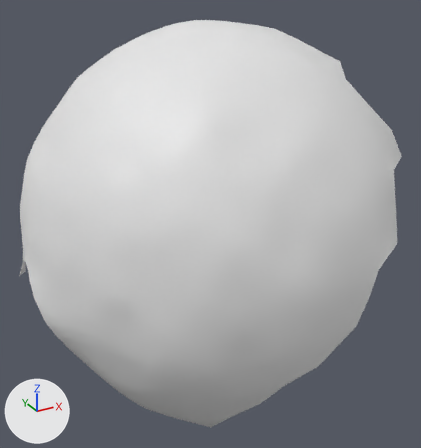
Two versions of the OBJ model res/final/onecam_fullvolume/12/cleanedup/FullVolium.000365.obj, one commit apart.
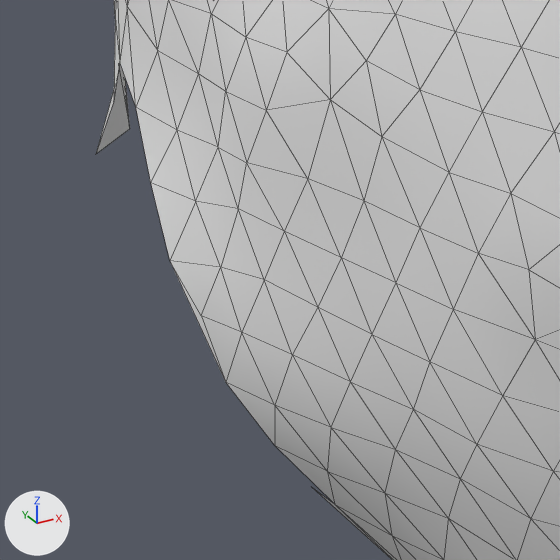
There are two pictures of each version: one whole from a 50 mm camera at (90.4, 140.8, 472.8) aimed at (190.7, 323.0, 381.7), one close up on the part from 0% to 27% of the width and 55% to 80% of the height. Arrows for +X, +Y and +Z are at lower left; the lights stay in place. The close-ups show mesh edges as thin lines. Where no turn or scale is listed for an object, it has been applied to the vertices.

Objects in the first close-up: 'FullVolium.000365'.
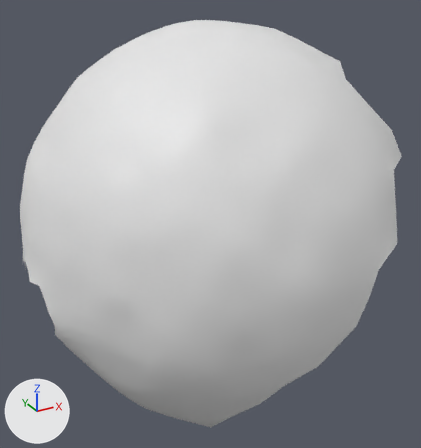
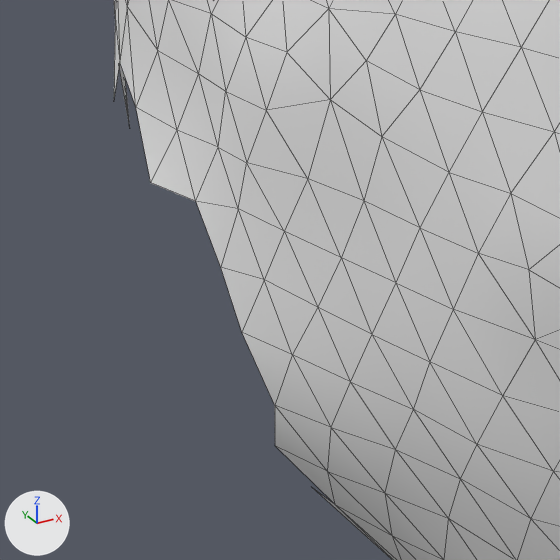
The change, as JSON lines over the scene's bpy script:
```json
{"block": "me_fullvolium_000365", "where": "me_fullvolium_000365.from_pydata(...)  # 800 vertices, 1548 faces; spans x 119.5..243.9, y 254.7..401.6, z 308.4..455.8"}
{"block": "me_fullvolium_000365", "where": "# used by ob_fullvolium_000365; location = (0.0, 0.0, 0.0)"}
{"block": "me_fullvolium_000365", "where": "# verts and faces of me_fullvolium_000365; kept vertices keep their numbers, new ones are numbered from 800"}
{"block": "me_fullvolium_000365", "where": "# before: 417 (124.8, 312.0, 362.1) at pixel (274, 405), 439 (125.2, 315.6, 356.6) at pixel (274, 445), 442 (123.6, 313.9, 367.2) at pixel (241, 332), 443 (121.8, 317.6, 366.9) at pixel (201, 315), 444 (123.3, 316.4, 371.0) at pixel (220, 267)"}
{"block": "me_fullvolium_000365", "where": "# before: 445 (122.7, 319.1, 374.8) at pixel (195, 201), 446 (120.8, 320.8, 369.9) at pixel (169, 260), 447 (120.7, 323.6, 374.5) at pixel (150, 182), 448 (122.7, 316.9, 361.8) at pixel (225, 382), 727 (121.0, 335.9, 375.0) at pixel (113, 101)"}
{"block": "me_fullvolium_000365", "where": "# before: 728 (122.8, 342.2, 374.4) at pixel (119, 69), 729 (119.5, 337.5, 370.4) at pixel (95, 154), 775 (123.5, 346.1, 367.4) at pixel (129, 128)"}
{"block": "me_fullvolium_000365", "change": "me_fullvolium_000365 part 1"}
{"op": "add", "block": "me_fullvolium_000365", "code": "delete_vertices([443, 446, 448, 729])  # with the faces that use them"}
```

Where the change shows, as pixel boxes (x1, y1, x2, y2) in the close-ups (560 x 560 px):
```json
{"object": "FullVolium.000365", "change": "reshaped", "before": [96, 0, 560, 560], "after": [114, 0, 560, 560]}
{"part": 1, "of": "me_fullvolium_000365", "change": "deleted", "before": [96, 70, 275, 445]}
```
